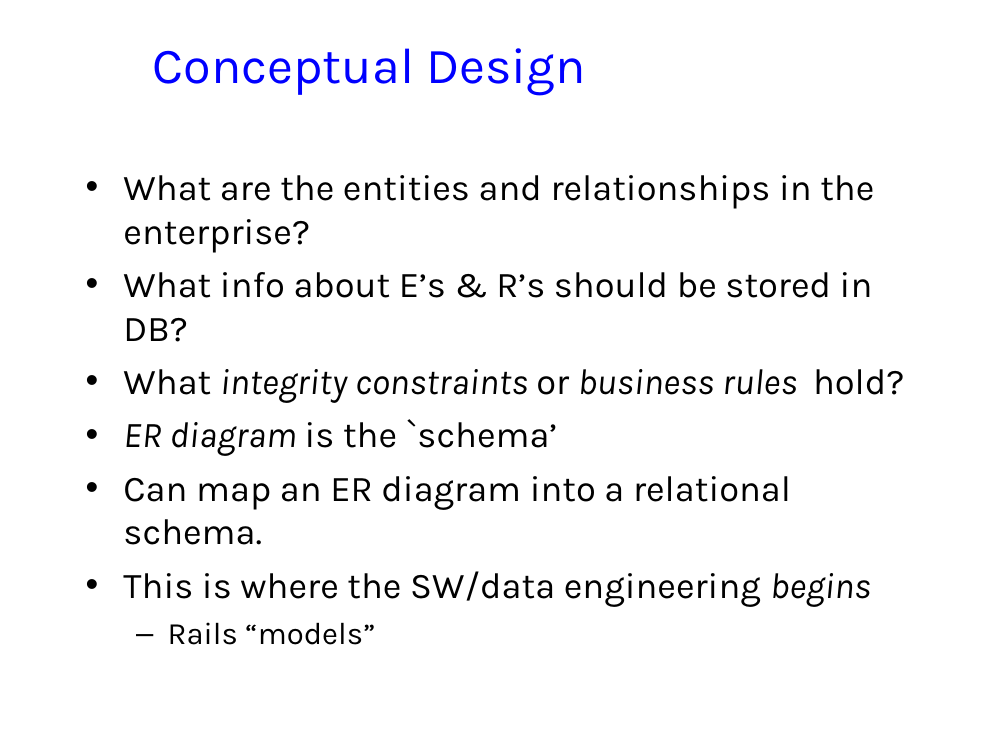
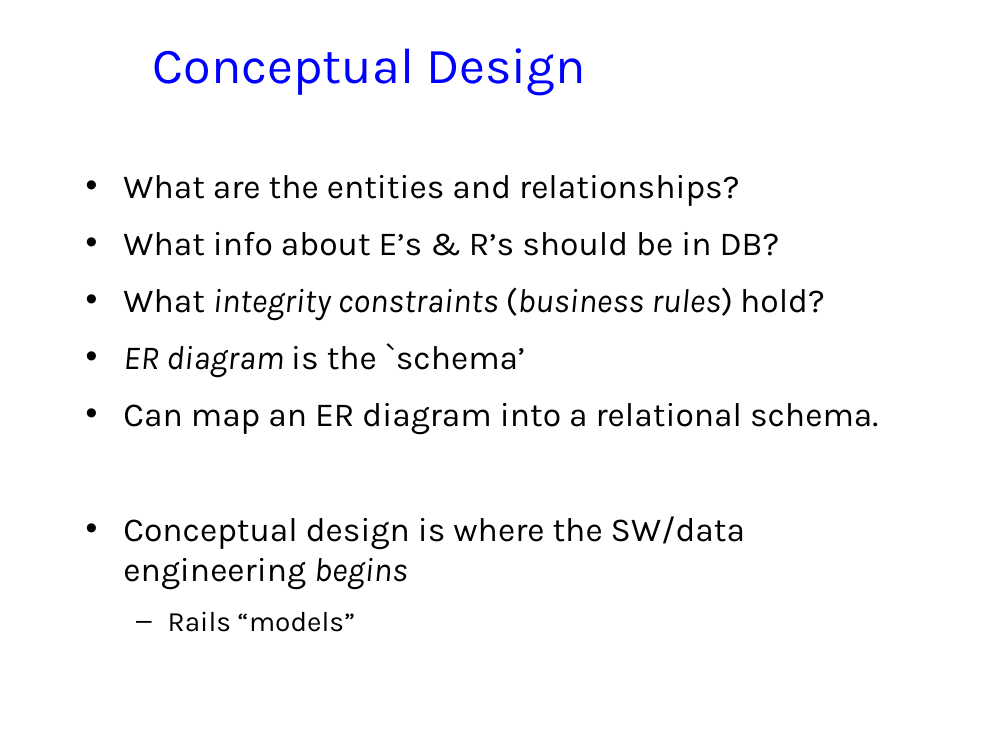
Before and after one commit to jhellerstein/cs186-09, a slide deck: slide 14 of lecs/02-Relational.ppt (slide 15 before the commit). Drawn at 1008x756 pixels with LibreOffice and Linux fonts; fonts in the diff are those of the drawing; background and template pictures are left out. Boxes give left, top, right and bottom in pixels: in the first picture for what was removed or moved away, otherwise in the second. Text is boxed around its words. In the diff, an @@ line names an element or a change of style, - is before the commit and + after.

```diff
--- a/lecs/02-Relational.ppt
+++ b/lecs/02-Relational.ppt
@@ text at <box>123,175,825,321</box>: text changed; size 25.9 to 24 pt @@
-• What are the entities and relationships in the enterprise?
-• What info about E’s & R’s should be stored in DB?
-• What integrity constraints or business rules hold?
+• What are the entities and relationships?
+• What info about E’s & R’s should be in DB?
+• What integrity constraints (business rules) hold?
@@ text at <box>123,343,878,632</box>: size 25.9 to 24 pt in "ER diagram is the `schema’", "Can map an ER diagram into a ..."; size 22.2 to 20 pt in "Rails “models”"; more space between paragraphs @@
@@ text at <box>123,516,745,590</box>: text changed; size 25.9 to 24 pt @@
-• This is where the SW/data engineering begins
+• Conceptual design is where the SW/data engineering begins
```
Also in this commit, not shown: 14 other slides changed, 1 slide added, 1 slide removed, 2 other files.
